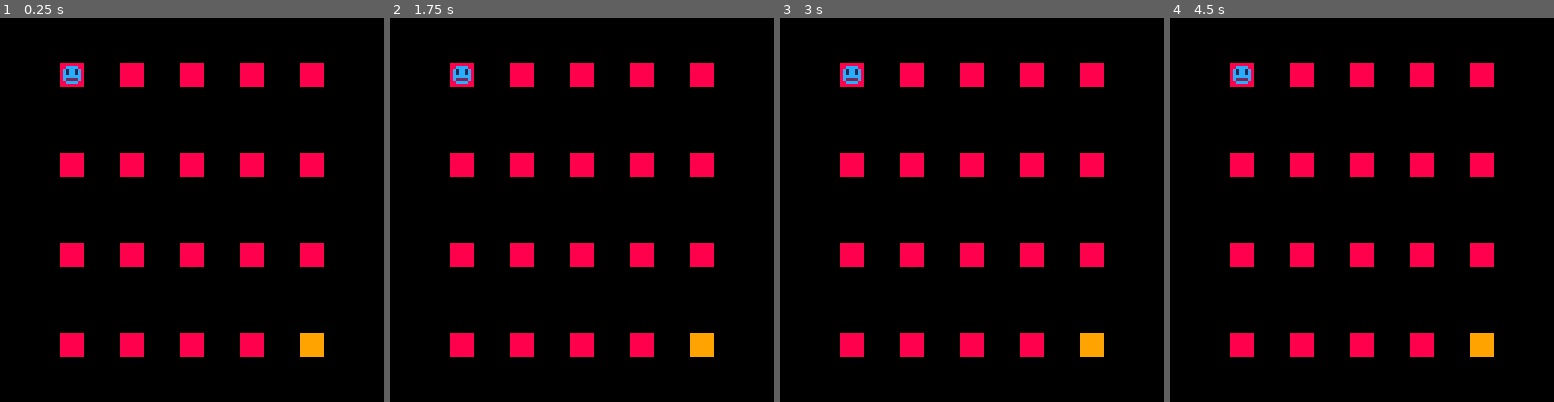
Above: before the commit, frames 1-4 (left to right).
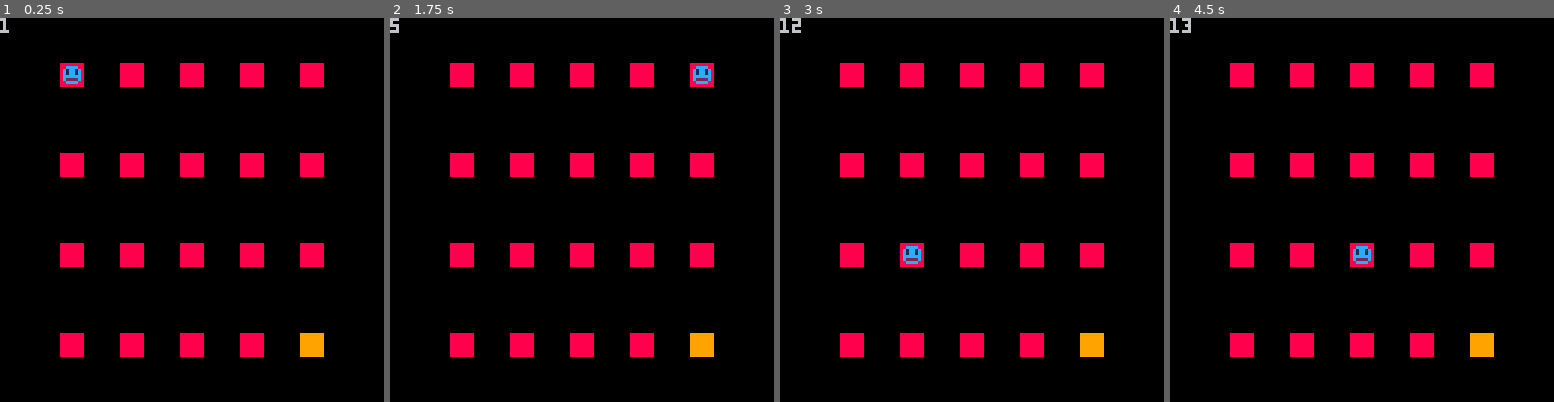
Above: after the commit, the same moments.

Repository: admiralento/pico8wolfertbrothers
Game: PICO-8 cartridge stuckinloop.p8
Same seed, same stepped clock (60 frames per second), same inputs: the game is played once before the commit and once after it.
Inputs:
- Up to frame 1 (0.25 s): no input
- Up to frame 2 (1.75 s): hold Right from 1.6 s (still down)
- Up to frame 3 (3 s): release Right at 2.1 s; hold Right from 2.47 s (still down)
- Up to frame 4 (4.5 s): release Right at 3.03 s; hold Left 3.08-3.58 s; hold Right from 4.02 s (still down)

The runs differ from the first frame. In frame 1, less than 0.1% of the frame differs, in the area x 0-3%, y 0-4%; in frame 2, 0.5%; in frame 3, 0.5%, in the area x 0-37%, y 0-65%; in frame 4, 0.5%.

Commit message:
player movement

Diff:
--- a/stuckinloop.p8
+++ b/stuckinloop.p8
@@ -9,12 +9,13 @@
  cls()
 
  for i=1,(platforms - 1) do
+  loc = i
   y = 15
   while i > 5 do
   i -= 5
   y += 30
   end
-  make_actor(1,i*20,y)
+  make_actor(1,i*20,y,loc)
  end
 
  x = actor_length() + 1
@@ -23,7 +24,7 @@
   x -= 5
   y += 30
  end
- make_actor(2,x*20,y)
+ make_actor(2,x*20,y,platforms)
 
  make_actor(33,actor[starting_platform].x,actor[starting_platform].y,starting_platform)
 end
@@ -37,6 +38,7 @@
 function _draw()
 cls()
 draw_actors(actor)
+print(actor[21].loc)
 end
 -->8
 
@@ -79,6 +81,8 @@
 	 if (player.act_type == 33) do
 	  if btn(⬅️,true) then player.loc -= 1 end
 	  if btn(➡️,true) then player.loc += 1 end
+	  if (player.loc > platforms) then player.loc = 1 end
+	  if (player.loc < 1) then player.loc = 20 end
 	  for platform in all(actor) do
 	   if (platform.loc == player.loc) do
 	    player.x = platform.x
Not shown, changed: the sound effects (__sfx__) section of stuckinloop.p8
